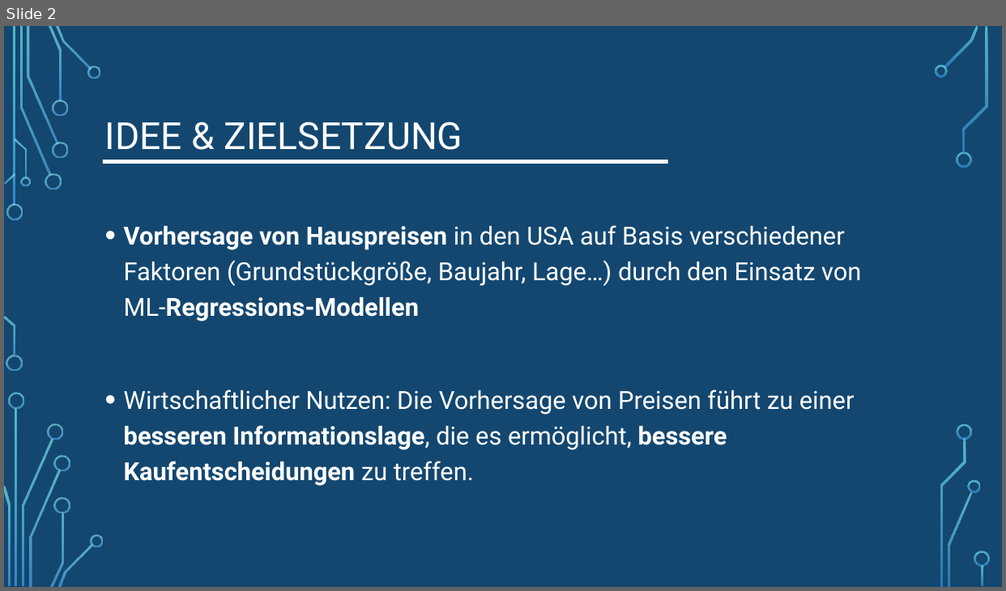
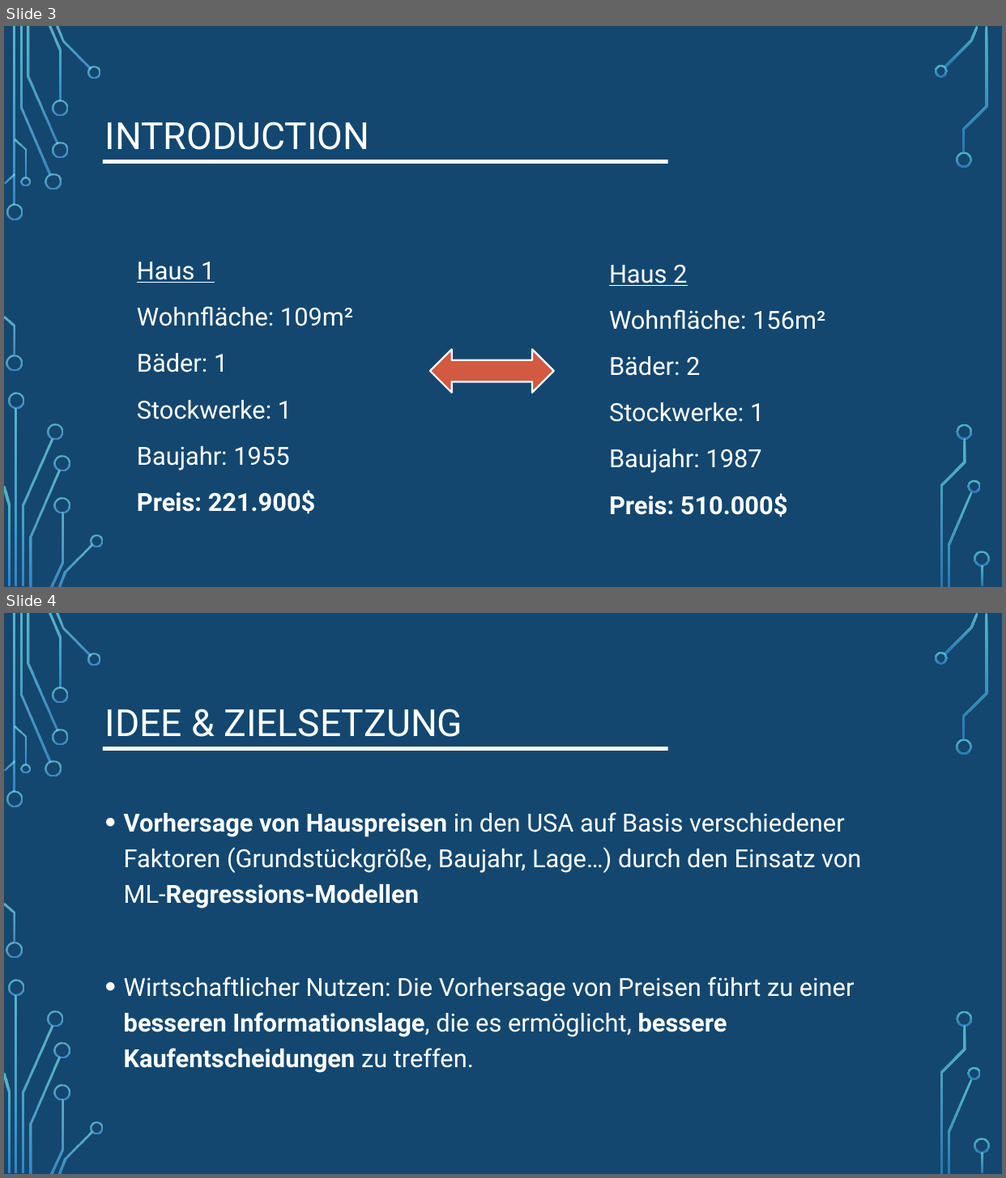
Before and after one commit to LennartFertig/DataExploration_HousePriceSeattle, a slide deck: House_Price_Prediction_Zwischenpräsentation.pptx. Shown one above the other, each under a label of ours: slide 2 before the commit, slides 3 and 4 after it. The pictures are 1006x591 and 1006x1178 pixels, drawn with LibreOffice and Linux fonts; fonts in the diff are those of the drawing; background and template pictures are left out. Boxes give left, top, right and bottom in pixels: in the first picture for what was removed or moved away, otherwise in the second. Text is boxed around its words. In the diff, an @@ line names an element or a change of style, - is before the commit and + after.

```diff
--- a/House_Price_Prediction_Zwischenpräsentation.pptx
+++ b/House_Price_Prediction_Zwischenpräsentation.pptx
@@ slide 3 added at <box>4,26,1002,587</box>, background picture (left out); not listed: 17 template elements that a slide beside it also shows @@
@@ rectangle added at <box>4,26,1002,587</box>, fill #134770 @@
@@ title added at <box>105,122,370,150</box>, 36 pt, text #FFFFFF @@
+INTRODUCTION
@@ rectangle added at <box>103,160,668,164</box>, fill #FFFFFF @@
@@ text added at <box>137,262,353,514</box>, 24 pt, text #FFFFFF @@
+Haus 1
+Wohnfläche: 109m²
+Bäder: 1
+Stockwerke: 1
+Baujahr: 1955
+Preis: 221.900$
@@ text added at <box>609,264,825,518</box>, 24 pt, text #FFFFFF @@
+Haus 2
+Wohnfläche: 156m²
+Bäder: 2
+Stockwerke: 1
+Baujahr: 1987
+Preis: 510.000$
@@ left right arrow added at <box>430,349,553,393</box>, fill #D35940, outline #FFFFFF 1.75 pt @@
@@ group added at <box>4,26,103,587</box>: 24 freeform shapes, 2 rectangles @@
@@ group added at <box>935,26,990,587</box>: 9 freeform shapes, 1 rectangle @@
@@ what was slide 2 is now slide 4 @@
```
Also in this commit, not shown: 4 slides changed, 1 other slide added.
